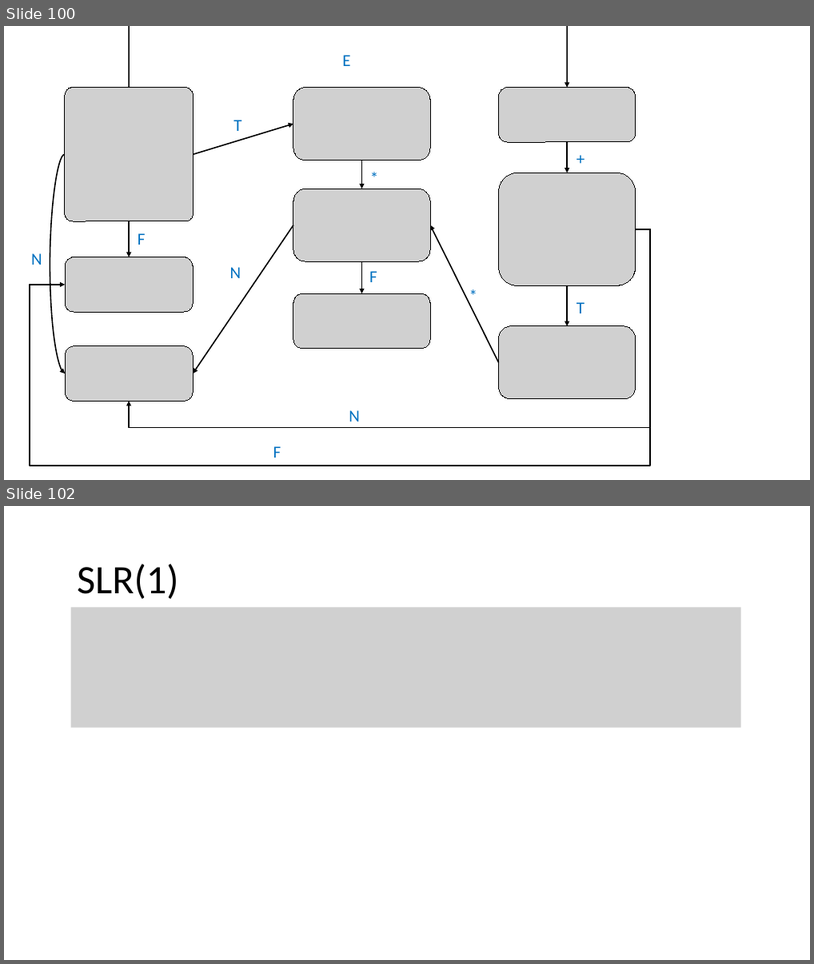
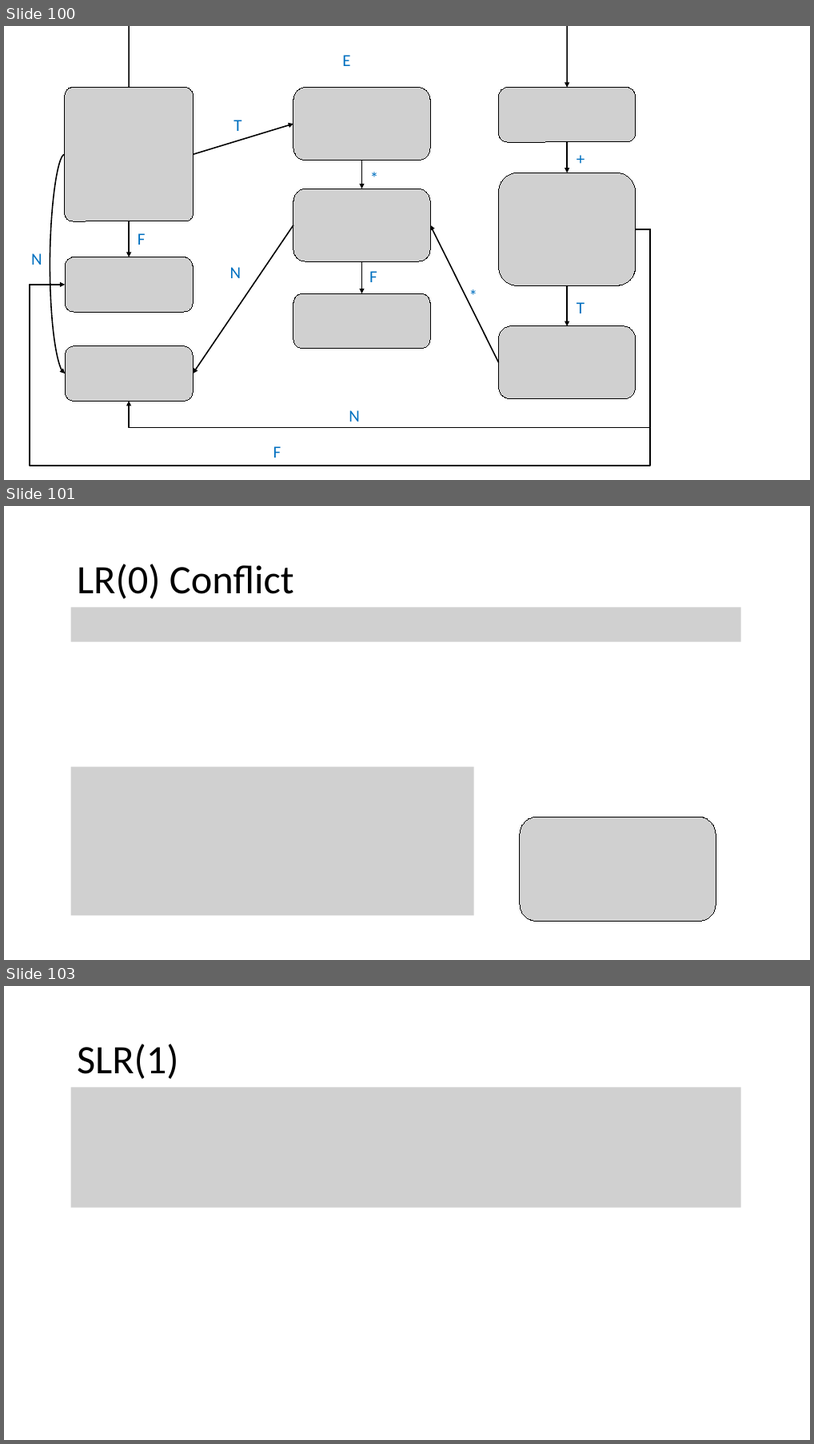
Before and after one commit to nivshani/compilation, a slide deck: slides/bottom_up_parsing.pptx. Shown one above the other, each under a label of ours: slides 100 and 102 before the commit, slides 100, 101 and 103 after it; the slides between them are not shown. The pictures are 814x964 and 814x1444 pixels, drawn with LibreOffice and Linux fonts; fonts in the diff are those of the drawing; grey boxes stand for pictures. Boxes give left, top, right and bottom in pixels: in the first picture for what was removed or moved away, otherwise in the second. Text is boxed around its words. In the diff, an @@ line names an element or a change of style, - is before the commit and + after.

```diff
--- a/slides/bottom_up_parsing.pptx
+++ b/slides/bottom_up_parsing.pptx
@@ slide 101 added at [4,506,810,960], background #FFFFFF @@
@@ text added at [77,564,294,599], 48 pt, text #000000 @@
+LR(0) Conflict
@@ picture added at [71,607,742,641] @@
@@ picture added at [71,767,474,916] @@
@@ picture added at [520,816,716,921] @@
@@ what was slide 102 is now slide 103 @@
```
Also in this commit, not shown: 8 slides changed, 1 other slide added, 1 other file.
